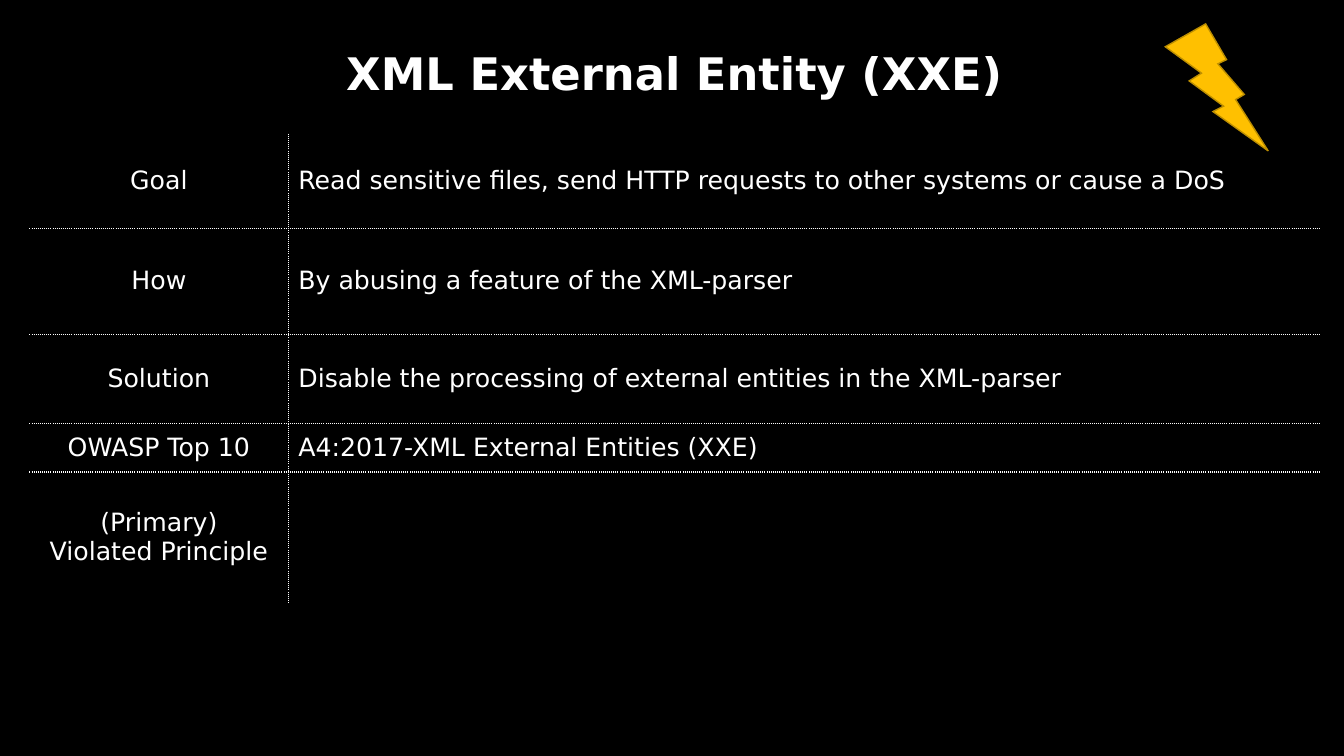
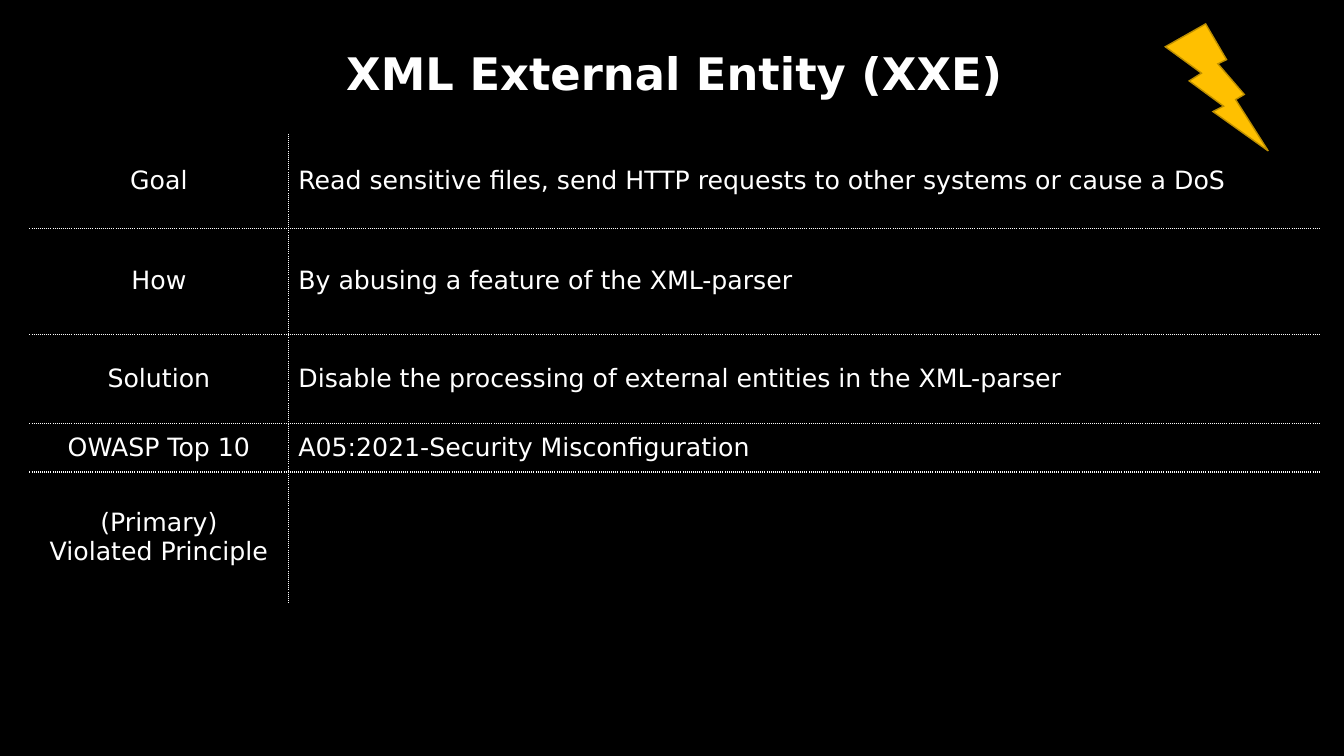
Before and after one commit to dschwarz91/websec-lecture, a slide deck: slide 83 of slides/6_Server_Attacks.pptx. Drawn at 1344x756 pixels with LibreOffice and Linux fonts; fonts in the diff are those of the drawing. Boxes give left, top, right and bottom in pixels: in the first picture for what was removed or moved away, otherwise in the second. Text is boxed around its words. In the diff, an @@ line names an element or a change of style, - is before the commit and + after.

```diff
--- a/slides/6_Server_Attacks.pptx
+++ b/slides/6_Server_Attacks.pptx
@@ table at (x1=29, y1=40, x2=1320, y2=603) @@
-row 5, column 2: A4:2017-XML External Entities (XXE)
+row 5, column 2: A05:2021-Security Misconfiguration
```
Also in this commit, not shown: 5 other slides changed, 6 other files.
